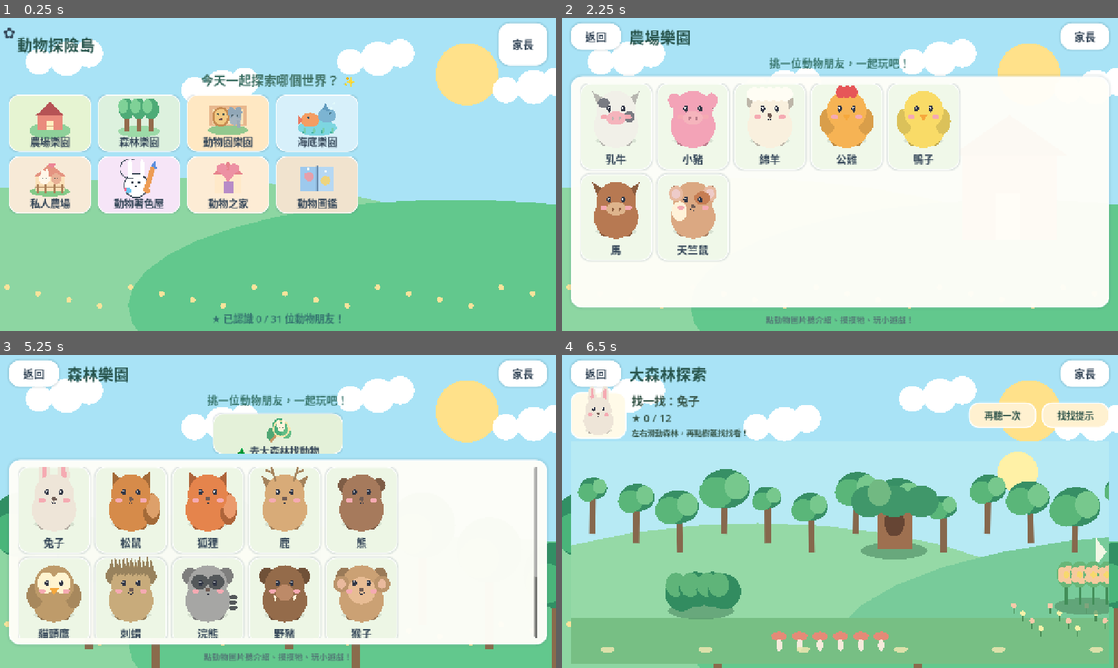
Above: before the commit, frames 1-4 (two rows, left to right).
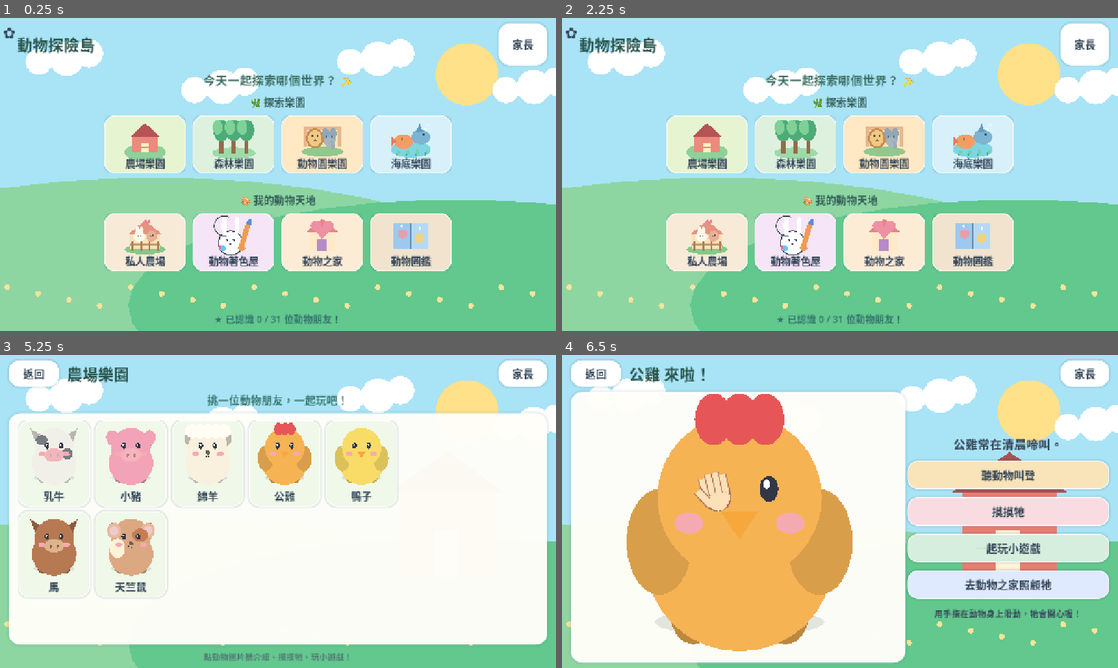
Above: after the commit, the same moments.

Repository: jimmy0933b3-sudo/farm
Game: Godot game, scene res://scenes/Main.tscn
The game is run twice, just before and just after one commit, with the same random seed, the same clock (stepped at 60 frames per second) and the same inputs.
Inputs (mouse positions are in pixels of both pictures, inside the frame that each line leads up to):
- Up to frame 1 (0.25 s): no input
- Up to frame 2 (2.25 s): click "家長" at 0.5 s; click "返回" at 1.25 s; click (612, 124) at 2.02 s
- Up to frame 3 (5.25 s): click "家長" at 2.75 s; click "確認" at 3.5 s; click "返回" at 4.25 s; click (144, 480) at 5.02 s
- Up to frame 4 (6.5 s): click (840, 433) at 5.77 s

The runs differ from the first frame. In frame 1, 35% of the frame differs, in the area x 1-82%, y 17-98%; in frame 2, 67%; in frame 3, 30%; in frame 4, 71%, in the area x 0-100%, y 3-100%.

Commit message:
feat(home): visually separate the four park icons from activity icons with two sections and a large gap

Diff:
--- a/scripts/Main.gd
+++ b/scripts/Main.gd
@@ -273,40 +273,54 @@
 func show_home() -> void:
 	var layout = _switch("home")
 	_header(layout,"動物探險島")
-	layout.add_child(_label("今天一起探索哪個世界？ ✨",29,HORIZONTAL_ALIGNMENT_CENTER,Color("#3F7165")))
-	# Three columns across two rows leave generous hit targets on 16:9 phones.
-	var scrolling = TouchAnimalScroll.new()
-	scrolling.size_flags_vertical = Control.SIZE_EXPAND_FILL
-	scrolling.size_flags_horizontal = Control.SIZE_EXPAND_FILL
-	scrolling.horizontal_scroll_mode = ScrollContainer.SCROLL_MODE_DISABLED
+	layout.add_child(_label("今天一起探索哪個世界？ ✨",28,HORIZONTAL_ALIGNMENT_CENTER,Color("#3F7165")))
+	# One vertical, touch-friendly scroll view, but two SEPARATE rows/groups:
+	# child-oriented parks first, supporting activities clearly separated.
+	var scrolling=TouchAnimalScroll.new()
+	scrolling.size_flags_vertical=Control.SIZE_EXPAND_FILL
+	scrolling.size_flags_horizontal=Control.SIZE_EXPAND_FILL
+	scrolling.horizontal_scroll_mode=ScrollContainer.SCROLL_MODE_DISABLED
 	layout.add_child(scrolling)
-	var cards = GridContainer.new()
-	var wide = get_viewport_rect().size.x >= 980.0
-	cards.columns = 4 if wide else 3
-	cards.size_flags_horizontal = Control.SIZE_SHRINK_CENTER
-	cards.add_theme_constant_override("h_separation",15)
-	cards.add_theme_constant_override("v_separation",10)
-	scrolling.add_child(cards)
-	var places = [
-		{"title":"農場樂園","sub":"認識農場的動物朋友","zone":"farm"},
-		{"title":"森林樂園","sub":"認識動物＋探索大森林","zone":"forest"},
-		{"title":"動物園樂園","sub":"獅子、老虎、大象和動物朋友","zone":"zoo"},
-		{"title":"海底樂園","sub":"認識海洋朋友＋海底尋寶","zone":"ocean_park"},
-		{"title":"私人農場","sub":"把認識的動物放進農場","zone":"private_farm"},
-		{"title":"動物著色屋","sub":"幫收集到的動物上顏色","zone":"coloring"},
-		{"title":"動物之家","sub":"餵食、洗澡、玩耍","zone":"care"},
-		{"title":"動物圖鑑","sub":"收集可愛的動物貼紙","zone":"album"}
-	]
+	var content=VBoxContainer.new()
+	content.size_flags_horizontal=Control.SIZE_EXPAND_FILL
+	content.add_theme_constant_override("separation",0)
+	scrolling.add_child(content)
+	var wide=get_viewport_rect().size.x>=880.0
+	_home_section(content,scrolling,"🌿 探索樂園",[
+		{"title":"農場樂園","zone":"farm"},
+		{"title":"森林樂園","zone":"forest"},
+		{"title":"動物園樂園","zone":"zoo"},
+		{"title":"海底樂園","zone":"ocean_park"}
+	],wide)
+	var separation=Control.new()
+	separation.custom_minimum_size=Vector2(0,42 if wide else 34)
+	separation.mouse_filter=Control.MOUSE_FILTER_IGNORE
+	content.add_child(separation)
+	_home_section(content,scrolling,"🎨 我的動物天地",[
+		{"title":"私人農場","zone":"private_farm"},
+		{"title":"動物著色屋","zone":"coloring"},
+		{"title":"動物之家","zone":"care"},
+		{"title":"動物圖鑑","zone":"album"}
+	],wide)
+	layout.add_child(_label("★ 已認識 %d / %d 位動物朋友！" % [int(progress.data["collected"].size()),animals.size()],22,HORIZONTAL_ALIGNMENT_CENTER,Color("#34736F")))
+	_narrate("歡迎來到動物探險島！上面是四個樂園，往下還有私人農場、動物著色屋、動物之家和圖鑑。")
+
+func _home_section(parent: VBoxContainer, scroll: ScrollContainer, heading: String, places: Array, wide: bool) -> void:
+	var section=VBoxContainer.new()
+	section.size_flags_horizontal=Control.SIZE_EXPAND_FILL
+	section.add_theme_constant_override("separation",13)
+	parent.add_child(section)
+	section.add_child(_label(heading,24,HORIZONTAL_ALIGNMENT_CENTER,Color("#335F58")))
+	var grid=GridContainer.new()
+	grid.columns=4 if wide else 2
+	grid.size_flags_horizontal=Control.SIZE_SHRINK_CENTER
+	grid.add_theme_constant_override("h_separation",16)
+	grid.add_theme_constant_override("v_separation",15)
+	section.add_child(grid)
 	for place in places:
-		var destination = str(place["zone"])
-		var outer = VBoxContainer.new()
-		outer.add_theme_constant_override("separation",5)
-		cards.add_child(outer)
-		outer.add_child(_picture_button(destination,str(place["title"]),Callable(self,"_go").bind(destination),Vector2(190,132) if wide else Vector2(158,116),scrolling))
-		# Picture + title already convey the action; avoid a second line that overflows small landscape screens.
-	var count = int(progress.data["collected"].size())
-	layout.add_child(_label("★ 已認識 %d / %d 位動物朋友！" % [count,animals.size()],23,HORIZONTAL_ALIGNMENT_CENTER,Color("#34736F")))
-	_narrate("歡迎來到動物探險島！先選森林樂園或海底樂園，可以看動物，也可以在裡面找動物朋友！")
+		var destination=str(place["zone"])
+		var tile=_picture_button(destination,str(place["title"]),Callable(self,"_go").bind(destination),Vector2(188,134) if wide else Vector2(178,133),scroll)
+		grid.add_child(tile)
 
 func _go(where: String) -> void:
 	match where:
